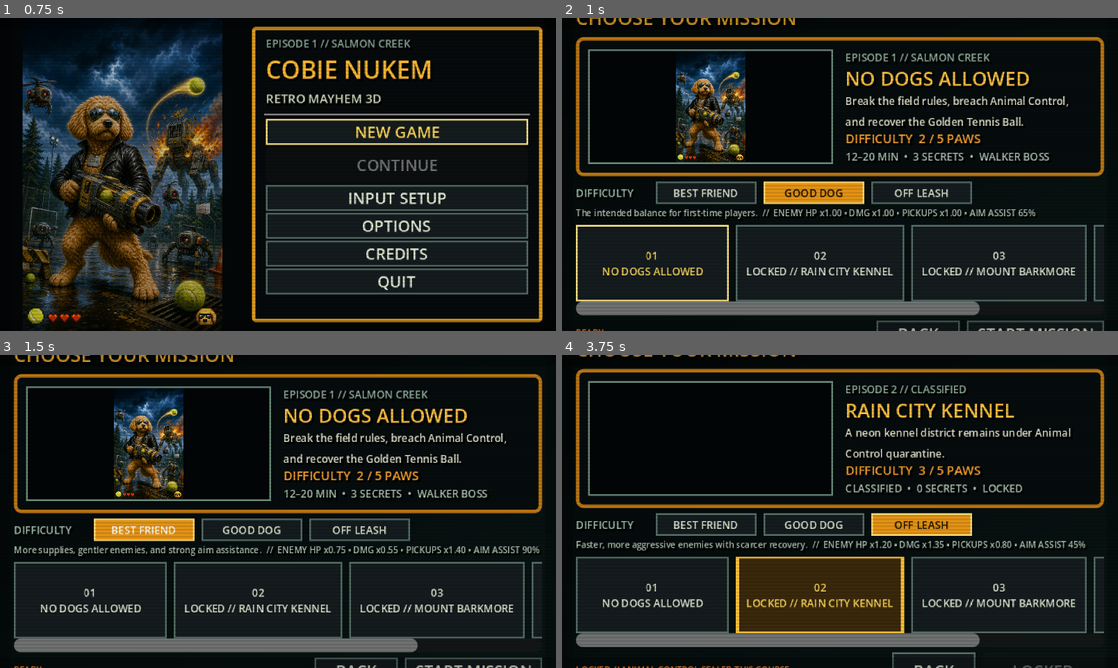
Above: before the commit, frames 1-4 (two rows, left to right).
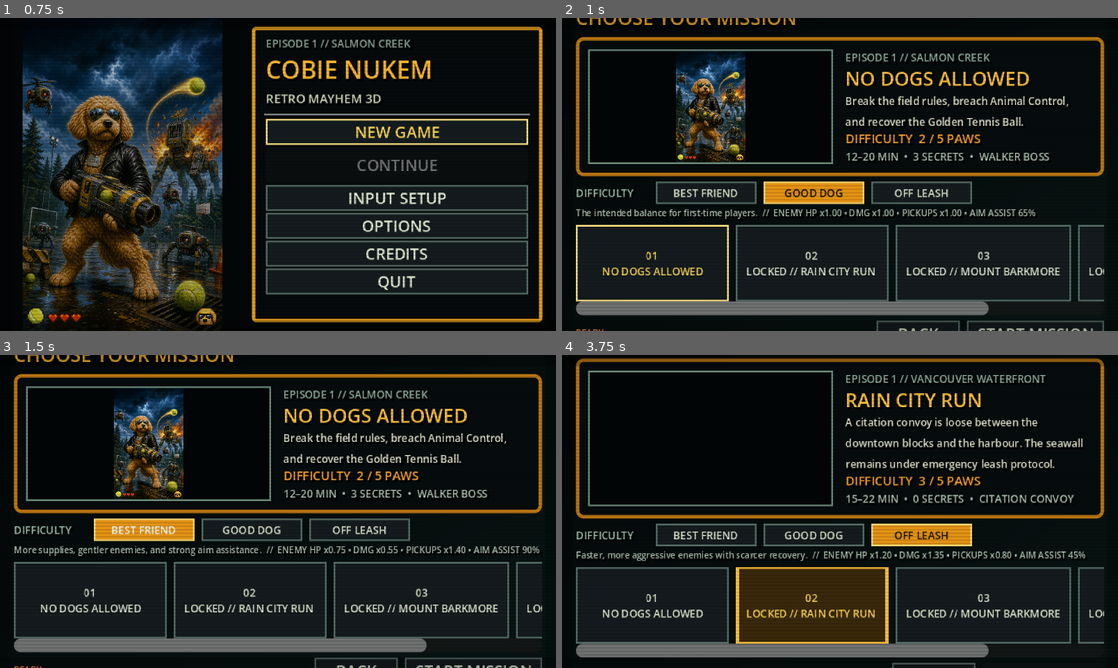
Above: after the commit, the same moments.

Repository: Louisleh/cobie-nukem
Game: Godot game, scene res://scenes/boot/boot.tscn
Same seed, same stepped clock (60 frames per second), same inputs: the game is played once before the commit and once after it.
Inputs (mouse positions are in pixels of both pictures, inside the frame that each line leads up to):
- Up to frame 1 (0.75 s): tap Enter (menu_accept) at 0.5 s; move the mouse to (400, 158) at 0.52 s; hold D (strafe_right) from 0.53 s (still down); hold E (use) from 0.53 s (still down); click (400, 158) at 0.67 s
- Up to frame 2 (1 s): keep holding D (strafe_right); keep holding E (use); tap Space (jump) at 0.77 s
- Up to frame 3 (1.5 s): release D (strafe_right) at 1.25 s; release E (use) at 1.25 s; click "BEST FRIEND" at 1.25 s
- Up to frame 4 (3.75 s): click "GOOD DOG" at 2 s; click "OFF LEASH" at 2.75 s; click (817, 599) at 3.5 s, where only the run before the commit has a clickable "02 LOCKED // RAIN CITY KENNEL"

Frame 1 is identical in both runs. In frame 2, 1.7% of the frame differs, in the area x 43-98%, y 66-96%; in frame 3, 1.7%; in frame 4, 28%, in the area x 2-98%, y 0-100%.

Commit message:
feat: author Mission 2 Vancouver Waterfront production proof
Rain City Run now exists as validated content without touching shared
gameplay code: a manifest for episode_1_vancouver_waterfront, a non-public
five-zone graybox scene, the four-objective chain (reach_waterfront →
restore_terminal → stop_citation_convoy → complete_harbour_pier), and one
placeholder encounter per zone using existing enemy scenes. The level card
gains the production identity but stays locked and unroutable; foundation
tests enforce the manifest shape and the locked-card contract, and the
authoring guide records the skeleton plus the original-art asset and
landmark list.

Diff:
--- /dev/null
+++ b/resources/content/vancouver_waterfront_manifest.tres
@@ -0,0 +1,25 @@
+[gd_resource type="Resource" script_class="ContentManifest" load_steps=17 format=3]
+[ext_resource type="Script" path="res://scripts/gameplay/content_manifest.gd" id="1"]
+[ext_resource type="Resource" path="res://resources/difficulty/story.tres" id="2"]
+[ext_resource type="Resource" path="res://resources/difficulty/classic.tres" id="3"]
+[ext_resource type="Resource" path="res://resources/difficulty/mayhem.tres" id="4"]
+[ext_resource type="Resource" path="res://resources/objectives/vancouver_reach_waterfront.tres" id="5"]
+[ext_resource type="Resource" path="res://resources/objectives/vancouver_restore_terminal.tres" id="6"]
+[ext_resource type="Resource" path="res://resources/objectives/vancouver_stop_convoy.tres" id="7"]
+[ext_resource type="Resource" path="res://resources/objectives/vancouver_harbour_pier.tres" id="8"]
+[ext_resource type="Resource" path="res://resources/encounters/vancouver_downtown_alley.tres" id="9"]
+[ext_resource type="Resource" path="res://resources/encounters/vancouver_ruse_block.tres" id="10"]
+[ext_resource type="Resource" path="res://resources/encounters/vancouver_waterfront_seawall.tres" id="11"]
+[ext_resource type="Resource" path="res://resources/encounters/vancouver_terminal_service.tres" id="12"]
+[ext_resource type="Resource" path="res://resources/encounters/vancouver_harbour_pier.tres" id="13"]
+[ext_resource type="Script" path="res://scripts/gameplay/difficulty_profile.gd" id="14"]
+[ext_resource type="Script" path="res://scripts/gameplay/objective_definition.gd" id="15"]
+[ext_resource type="Script" path="res://scripts/gameplay/encounter_definition.gd" id="16"]
+[resource]
+script = ExtResource("1")
+content_version = 1
+level_id = &"episode_1_vancouver_waterfront"
+level_scene = "res://scenes/levels/vancouver_waterfront_graybox.tscn"
+difficulty_profiles = Array[ExtResource("14")]([ExtResource("2"), ExtResource("3"), ExtResource("4")])
+objectives = Array[ExtResource("15")]([ExtResource("5"), ExtResource("6"), ExtResource("7"), ExtResource("8")])
+encounters = Array[ExtResource("16")]([ExtResource("9"), ExtResource("10"), ExtResource("11"), ExtResource("12"), ExtResource("13")])
--- /dev/null
+++ b/resources/encounters/vancouver_downtown_alley.tres
@@ -0,0 +1,8 @@
+[gd_resource type="Resource" script_class="EncounterDefinition" load_steps=2 format=3]
+[ext_resource type="Script" path="res://scripts/gameplay/encounter_definition.gd" id="1"]
+[resource]
+script = ExtResource("1")
+id = &"vancouver_alley_patrol"
+zone_id = &"downtown_alley"
+display_name = "ALLEY PATROL"
+spawns = Array[Dictionary]([{"scene":"res://scenes/enemies/squirrel_trooper.tscn","position":Vector3(-3,0,-6)}, {"scene":"res://scenes/enemies/squirrel_trooper.tscn","position":Vector3(3,0,-9)}])
--- /dev/null
+++ b/resources/encounters/vancouver_harbour_pier.tres
@@ -0,0 +1,8 @@
+[gd_resource type="Resource" script_class="EncounterDefinition" load_steps=2 format=3]
+[ext_resource type="Script" path="res://scripts/gameplay/encounter_definition.gd" id="1"]
+[resource]
+script = ExtResource("1")
+id = &"vancouver_convoy_showdown"
+zone_id = &"harbour_pier"
+display_name = "CITATION CONVOY (PLACEHOLDER)"
+spawns = Array[Dictionary]([{"scene":"res://scenes/enemies/compliance_hound.tscn","position":Vector3(-4,0,-130)}, {"scene":"res://scenes/enemies/compliance_hound.tscn","position":Vector3(4,0,-136)}])
--- /dev/null
+++ b/resources/encounters/vancouver_ruse_block.tres
@@ -0,0 +1,8 @@
+[gd_resource type="Resource" script_class="EncounterDefinition" load_steps=2 format=3]
+[ext_resource type="Script" path="res://scripts/gameplay/encounter_definition.gd" id="1"]
+[resource]
+script = ExtResource("1")
+id = &"vancouver_ruse_block_watch"
+zone_id = &"ruse_block"
+display_name = "RUSE BLOCK WATCH"
+spawns = Array[Dictionary]([{"scene":"res://scenes/enemies/squirrel_trooper.tscn","position":Vector3(-4,0,-30)}, {"scene":"res://scenes/enemies/leash_enforcement_drone.tscn","position":Vector3(4,2,-34)}])
--- /dev/null
+++ b/resources/encounters/vancouver_terminal_service.tres
@@ -0,0 +1,8 @@
+[gd_resource type="Resource" script_class="EncounterDefinition" load_steps=2 format=3]
+[ext_resource type="Script" path="res://scripts/gameplay/encounter_definition.gd" id="1"]
+[resource]
+script = ExtResource("1")
+id = &"vancouver_terminal_lockdown"
+zone_id = &"terminal_service"
+display_name = "TERMINAL LOCKDOWN"
+spawns = Array[Dictionary]([{"scene":"res://scenes/enemies/compliance_hound.tscn","position":Vector3(-2,0,-96)}, {"scene":"res://scenes/enemies/squirrel_trooper.tscn","position":Vector3(2,0,-102)}])
--- /dev/null
+++ b/resources/encounters/vancouver_waterfront_seawall.tres
@@ -0,0 +1,8 @@
+[gd_resource type="Resource" script_class="EncounterDefinition" load_steps=2 format=3]
+[ext_resource type="Script" path="res://scripts/gameplay/encounter_definition.gd" id="1"]
+[resource]
+script = ExtResource("1")
+id = &"vancouver_seawall_sweep"
+zone_id = &"waterfront_seawall"
+display_name = "SEAWALL SWEEP"
+spawns = Array[Dictionary]([{"scene":"res://scenes/enemies/leash_enforcement_drone.tscn","position":Vector3(-6,2,-62)}, {"scene":"res://scenes/enemies/leash_enforcement_drone.tscn","position":Vector3(6,2,-68)}, {"scene":"res://scenes/enemies/mutant_groundskeeper.tscn","position":Vector3(0,0,-72)}])
--- a/resources/level/rain_city_card.tres
+++ b/resources/level/rain_city_card.tres
@@ -2,10 +2,10 @@
 [ext_resource type="Script" path="res://scripts/ui/level_card_data.gd" id="1"]
 [resource]
 script = ExtResource("1")
-level_id = &"rain_city_kennel"
-title = "RAIN CITY KENNEL"
-episode = "EPISODE 2 // CLASSIFIED"
-description = "A neon kennel district remains under Animal Control quarantine."
+level_id = &"episode_1_vancouver_waterfront"
+title = "RAIN CITY RUN"
+episode = "EPISODE 1 // VANCOUVER WATERFRONT"
+description = "A citation convoy is loose between the downtown blocks and the harbour. The seawall remains under emergency leash protocol."
 difficulty = 3
-expected_minutes = "CLASSIFIED"
-encounter = "LOCKED"
+expected_minutes = "15–22 MIN"
+encounter = "CITATION CONVOY"
--- /dev/null
+++ b/resources/objectives/vancouver_harbour_pier.tres
@@ -0,0 +1,9 @@
+[gd_resource type="Resource" script_class="ObjectiveDefinition" load_steps=2 format=3]
+[ext_resource type="Script" path="res://scripts/gameplay/objective_definition.gd" id="1"]
+[resource]
+script = ExtResource("1")
+id = &"complete_harbour_pier"
+title = "TAKE THE HARBOUR PIER"
+kind = 0
+target_id = &"harbour_pier"
+prerequisite_ids = Array[StringName]([&"stop_citation_convoy"])
--- /dev/null
+++ b/resources/objectives/vancouver_reach_waterfront.tres
@@ -0,0 +1,8 @@
+[gd_resource type="Resource" script_class="ObjectiveDefinition" load_steps=2 format=3]
+[ext_resource type="Script" path="res://scripts/gameplay/objective_definition.gd" id="1"]
+[resource]
+script = ExtResource("1")
+id = &"reach_waterfront"
+title = "REACH THE WATERFRONT SEAWALL"
+kind = 0
+target_id = &"waterfront_seawall"
--- /dev/null
+++ b/resources/objectives/vancouver_restore_terminal.tres
@@ -0,0 +1,9 @@
+[gd_resource type="Resource" script_class="ObjectiveDefinition" load_steps=2 format=3]
+[ext_resource type="Script" path="res://scripts/gameplay/objective_definition.gd" id="1"]
+[resource]
+script = ExtResource("1")
+id = &"restore_terminal"
+title = "OVERRIDE THE TERMINAL LOCKDOWN"
+kind = 2
+target_id = &"terminal_power"
+prerequisite_ids = Array[StringName]([&"reach_waterfront"])
--- /dev/null
+++ b/resources/objectives/vancouver_stop_convoy.tres
@@ -0,0 +1,9 @@
+[gd_resource type="Resource" script_class="ObjectiveDefinition" load_steps=2 format=3]
+[ext_resource type="Script" path="res://scripts/gameplay/objective_definition.gd" id="1"]
+[resource]
+script = ExtResource("1")
+id = &"stop_citation_convoy"
+title = "STOP THE CITATION CONVOY"
+kind = 3
+target_id = &"citation_convoy"
+prerequisite_ids = Array[StringName]([&"restore_terminal"])
--- /dev/null
+++ b/scenes/levels/vancouver_waterfront_graybox.tscn
@@ -0,0 +1,39 @@
+[gd_scene format=3]
+
+[node name="VancouverWaterfrontGraybox" type="Node3D"]
+
+[node name="Sun" type="DirectionalLight3D" parent="."]
+transform = Transform3D(1, 0, 0, 0, 0.573576, 0.819152, 0, -0.819152, 0.573576, 0, 12, 0)
+light_energy = 0.9
+
+[node name="DowntownAlleyFloor" type="CSGBox3D" parent="."]
+transform = Transform3D(1, 0, 0, 0, 1, 0, 0, 0, 1, 0, -0.5, 0)
+size = Vector3(14, 1, 28)
+use_collision = true
+
+[node name="RuseBlockFloor" type="CSGBox3D" parent="."]
+transform = Transform3D(1, 0, 0, 0, 1, 0, 0, 0, 1, 0, -0.5, -32)
+size = Vector3(20, 1, 30)
+use_collision = true
+
+[node name="WaterfrontSeawallFloor" type="CSGBox3D" parent="."]
+transform = Transform3D(1, 0, 0, 0, 1, 0, 0, 0, 1, 0, -0.5, -66)
+size = Vector3(30, 1, 32)
+use_collision = true
+
+[node name="TerminalServiceFloor" type="CSGBox3D" parent="."]
+transform = Transform3D(1, 0, 0, 0, 1, 0, 0, 0, 1, 0, -0.5, -100)
+size = Vector3(16, 1, 30)
+use_collision = true
+
+[node name="HarbourPierFloor" type="CSGBox3D" parent="."]
+transform = Transform3D(1, 0, 0, 0, 1, 0, 0, 0, 1, 0, -0.5, -134)
+size = Vector3(26, 1, 34)
+use_collision = true
+
+[node name="RouteNote" type="Label3D" parent="."]
+transform = Transform3D(1, 0, 0, 0, 1, 0, 0, 0, 1, 0, 3, -4)
+text = "MISSION 2 GRAYBOX — NOT PUBLIC
+alley → ruse block → seawall → terminal → pier"
+font_size = 64
+pixel_size = 0.01
--- a/tests/unit/gameplay_foundation_test.gd
+++ b/tests/unit/gameplay_foundation_test.gd
@@ -125,6 +125,14 @@
 		_expect(manifest.validate().is_empty(), "Salmon Creek manifest validates: %s" % manifest.validate())
 		_expect(manifest.encounters.size() == 5, "Salmon Creek has five data encounters")
 		_expect(manifest.objectives.size() == 4, "Salmon Creek has four production objectives")
+	var mission_2 := load("res://resources/content/vancouver_waterfront_manifest.tres") as ContentManifest
+	_expect(mission_2 != null, "Mission 2 manifest skeleton loads")
+	if mission_2 != null:
+		_expect(mission_2.validate().is_empty(), "Mission 2 manifest validates: %s" % mission_2.validate())
+		_expect(mission_2.level_id == &"episode_1_vancouver_waterfront", "Mission 2 manifest uses the documented level id")
+		_expect(mission_2.objectives.size() == 4 and mission_2.encounters.size() == 5, "Mission 2 skeleton covers four objectives and five zones")
+	var mission_2_card := load("res://resources/level/rain_city_card.tres") as LevelCardData
+	_expect(mission_2_card != null and not mission_2_card.unlocked and mission_2_card.scene_path.is_empty(), "Mission 2 card stays locked and unroutable until production")
 	var cycle_a := ObjectiveDefinition.new(); cycle_a.id = &"a"; cycle_a.title = "A"; cycle_a.target_id = &"a"; cycle_a.prerequisite_ids = [&"b"]
 	var cycle_b := ObjectiveDefinition.new(); cycle_b.id = &"b"; cycle_b.title = "B"; cycle_b.target_id = &"b"; cycle_b.prerequisite_ids = [&"a"]
 	var invalid := ContentManifest.new(); invalid.level_id = &"invalid"; invalid.level_scene = "res://scenes/levels/episode_1_level_1.tscn"; invalid.objectives = [cycle_a, cycle_b]
Not shown, changed: docs/CONTENT_AUTHORING.md
